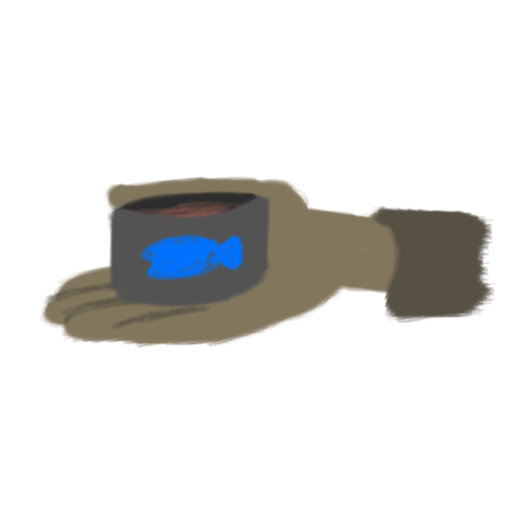
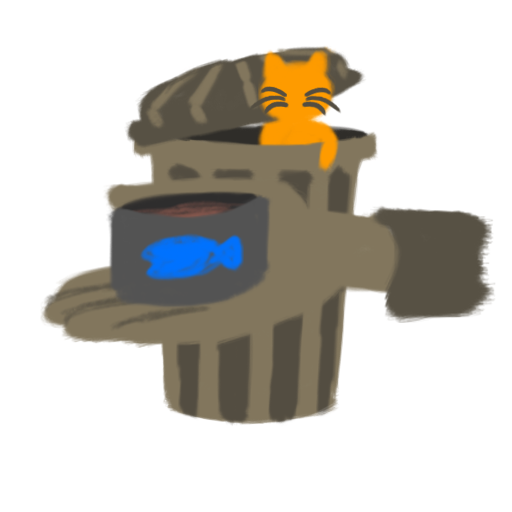
Revision of a layered 512 x 512 image; what changed, layer by layer:
showed group "CatOnTrash" (9 layers) over 124, 45, 379, 426
